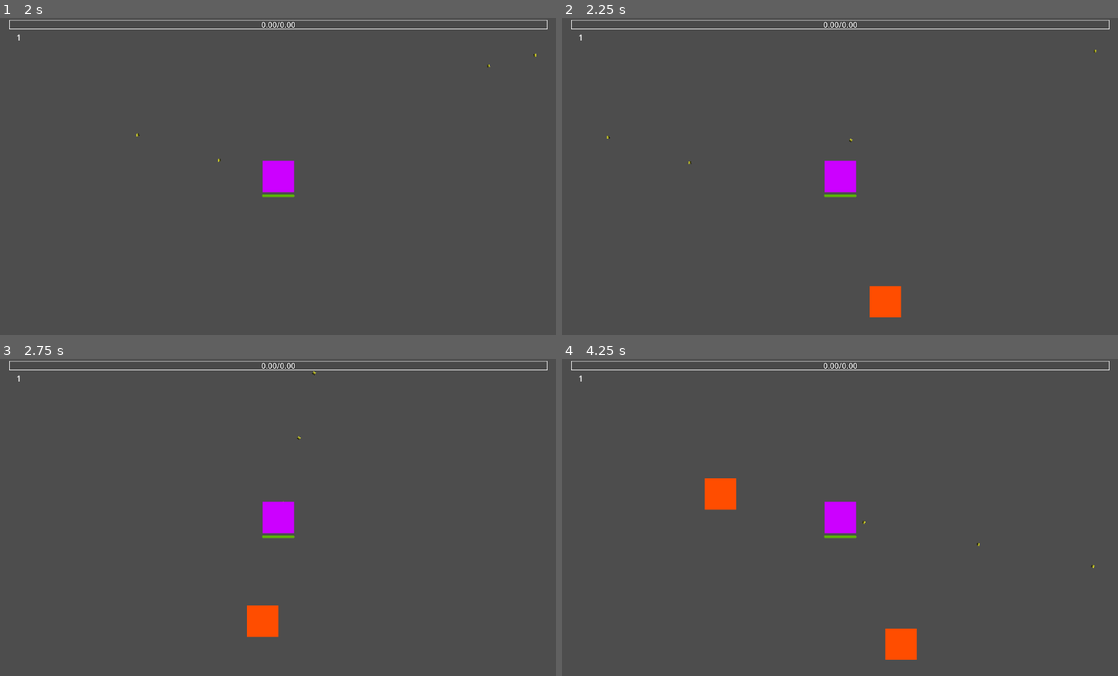
Above: before the commit, frames 1-4 (two rows, left to right).
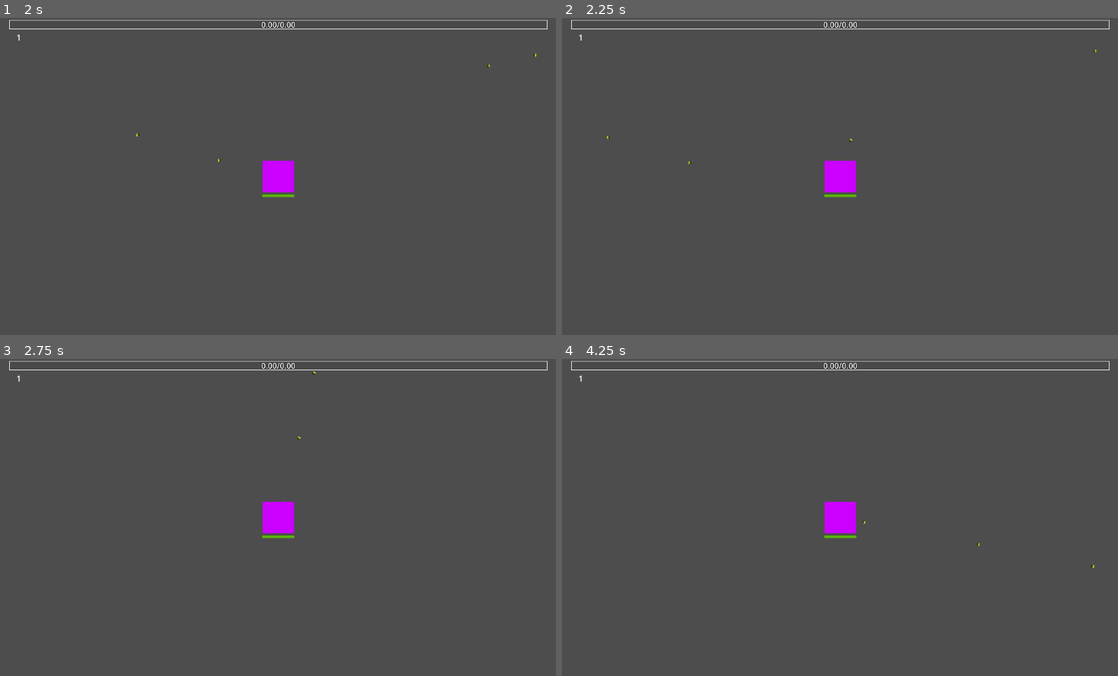
Above: after the commit, the same moments.

Repository: Clique33/Gamelab-Cipher-Labs
Game: Godot game, scene res://GameCore/Scenes/World.tscn
Same seed, same stepped clock (60 frames per second), same inputs: the game is played once before the commit and once after it.
Inputs (mouse positions are in pixels of both pictures, inside the frame that each line leads up to):
- Up to frame 1 (2 s): tap Enter at 0.5 s; move the mouse to (400, 160) at 0.52 s; hold D (move_right) 0.53-1.28 s; click (400, 160) at 0.6 s; tap Space at 1.25 s; move the mouse to (166, 192) at 1.27 s; hold S (move_down) from 1.28 s (still down); click (166, 192) at 1.35 s
- Up to frame 2 (2.25 s): tap Enter at 2 s; move the mouse to (895, 106) at 2.02 s; release S (move_down) at 2.03 s; hold D (move_right) from 2.03 s (still down); click (895, 106) at 2.1 s
- Up to frame 3 (2.75 s): keep holding D (move_right)
- Up to frame 4 (4.25 s): move the mouse to (812, 580) at 2.77 s; release D (move_right) at 2.78 s; hold W (move_up) 2.78-3.53 s; click (812, 580) at 2.85 s; move the mouse to (1006, 565) at 3.52 s; hold A (move_left) from 3.53 s (still down); click (1006, 565) at 3.6 s

Frame 1 is identical in both runs. In frame 2, 0.6% of the frame differs, in the area x 55-62%, y 84-95%; in frame 3, 0.6%; in frame 4, 1.1%, in the area x 25-64%, y 37-95%.

Commit message:
feat: finaliza sistema de drop de XP
- XP orb spawna ao matar inimigo
- Player coleta XP automaticamente
- UI de experiência atualiza corretamente
- Enemy atravessa player sem colidir
- Remove prints de debug

Diff:
--- a/ExperienceSystem/experience_ui.gd
+++ b/ExperienceSystem/experience_ui.gd
@@ -7,28 +7,18 @@
 @onready var exp_num: Label = $ExperienceBar/ExperienceNumber
 
 func _ready() -> void:
-	print("ExperienceUI: _ready() called")
-	print("ExperienceUI: component = ", component)
-	print("ExperienceUI: component path = ", component.get_path() if component else "NULL")
-	print("ExperienceUI: bar = ", bar)
 	bar.value = component.current_experience
 	bar.max_value = component.experience_to_level
 	lvl_num.text = str(component.level)
 	_on_experience_gained(0)
-	print("ExperienceUI: Connecting to component.leveled")
 	component.leveled.connect(_on_leveled)
-	print("ExperienceUI: Connecting to component.experience_gained")
 	component.experience_gained.connect(_on_experience_gained)
-	print("ExperienceUI: Signals connected!")
 	bar.mouse_entered.connect(_on_bar_mouse_enter)
 	bar.mouse_exited.connect(_on_bar_mouse_exit)
 
 func _on_experience_gained(new_value: float) -> void:
-	print("ExperienceUI: _on_experience_gained called with ", new_value)
-	print("ExperienceUI: component.current_experience = ", component.current_experience)
 	bar.value = new_value
 	exp_num.text = "%.2f/%.2f" % [component.current_experience, component.experience_to_level]
-	print("ExperienceUI: bar.value set to ", bar.value)
 
 func _on_leveled(new_level: int) -> void:
 	bar.max_value = component.experience_to_level
--- a/GameCore/Scenes/Enemy.tscn
+++ b/GameCore/Scenes/Enemy.tscn
@@ -1,15 +1,8 @@
-[gd_scene load_steps=7 format=3 uid="uid://bw0s6d8qxcnet"]
+[gd_scene load_steps=5 format=3 uid="uid://bw0s6d8qxcnet"]
 
 [ext_resource type="Script" uid="uid://cq0hhl7ixu3xr" path="res://GameCore/Scripts/Enemy.gd" id="1"]
 [ext_resource type="PackedScene" uid="uid://bl1ogqah5f4xc" path="res://HealthSystem/HealthComponent.tscn" id="2"]
 [ext_resource type="Resource" uid="uid://d2fka02gd4p0c" path="res://GameCore/Resources/EnemyHealth.tres" id="3"]
-
-[sub_resource type="Gradient" id="Gradient_ovtem"]
-offsets = PackedFloat32Array(1)
-colors = PackedColorArray(1, 1, 0, 1)
-
-[sub_resource type="GradientTexture2D" id="GradientTexture2D_8rchy"]
-gradient = SubResource("Gradient_ovtem")
 
 [sub_resource type="RectangleShape2D" id="RectangleShape2D_ovtem"]
 size = Vector2(64, 64)
@@ -21,10 +14,9 @@
 move_speed = 90.0
 
 [node name="Sprite" type="Sprite2D" parent="."]
-modulate = Color(1, 0.3, 0.3, 1)
-texture = SubResource("GradientTexture2D_8rchy")
 
 [node name="CollisionShape2D" type="CollisionShape2D" parent="."]
+visible = false
 shape = SubResource("RectangleShape2D_ovtem")
 
 [node name="Health" parent="." instance=ExtResource("2")]
@@ -34,6 +26,7 @@
 collision_layer = 0
 
 [node name="DamageShape" type="CollisionShape2D" parent="DamageArea"]
+visible = false
 scale = Vector2(1.05, 1.05)
 shape = SubResource("RectangleShape2D_ovtem")
 
